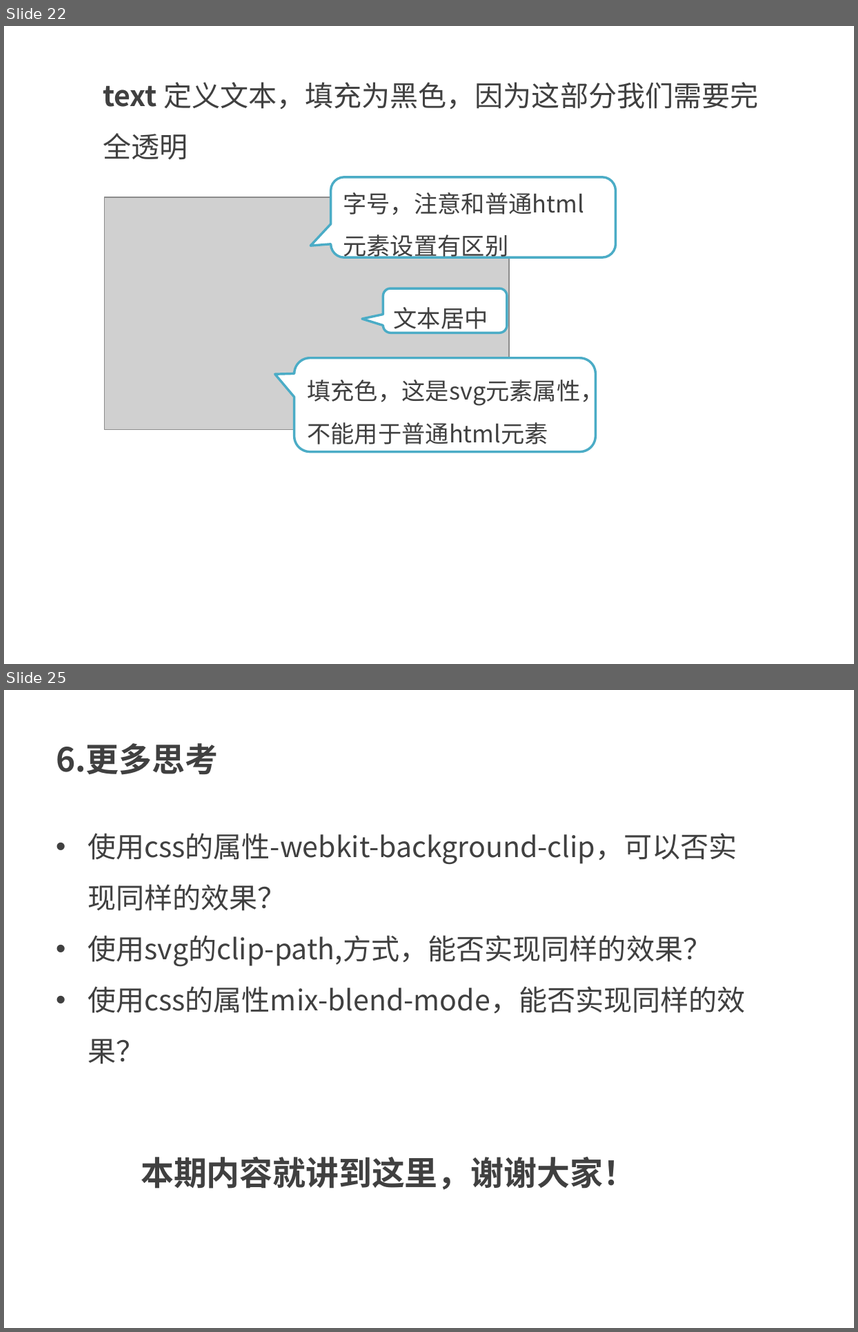
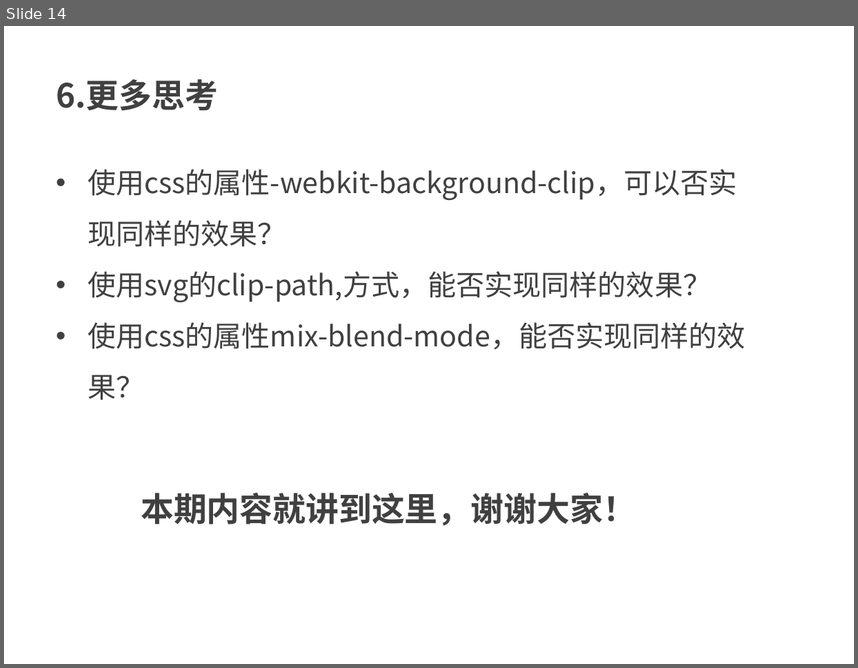
Before and after one commit to kong66/webAni, a slide deck: 9-svg-path-ani/svg-stroke-ani.pptx. Shown one above the other, each under a label of ours: slides 22 and 25 before the commit, slide 14 after it; the slides between them are not shown. The pictures are 858x1332 and 858x668 pixels, drawn with LibreOffice and Linux fonts; fonts in the diff are those of the drawing; grey boxes stand for pictures. Boxes give left, top, right and bottom in pixels: in the first picture for what was removed or moved away, otherwise in the second. Text is boxed around its words. In the diff, an @@ line names an element or a change of style, - is before the commit and + after.

```diff
--- a/9-svg-path-ani/svg-stroke-ani.pptx
+++ b/9-svg-path-ani/svg-stroke-ani.pptx
@@ slide 22 removed at box(4, 26, 854, 664), background #FFFFFF @@
@@ text removed at box(103, 82, 758, 160) @@
-text 定义文本，填充为黑色，因为这部分我们需要完全透明
@@ rounded speech box removed at box(330, 177, 615, 257) @@
-字号，注意和普通html元素设置有区别
@@ picture removed at box(104, 197, 509, 429) @@
@@ rounded speech box removed at box(383, 289, 507, 333) @@
-文本居中
@@ rounded speech box removed at box(294, 357, 595, 451) @@
-填充色，这是svg元素属性，不能用于普通html元素
@@ what was slide 25 is now slide 14 @@
```
Also in this commit, not shown: 3 slides changed, 9 slides added, 19 other slides removed, 5 other files.
